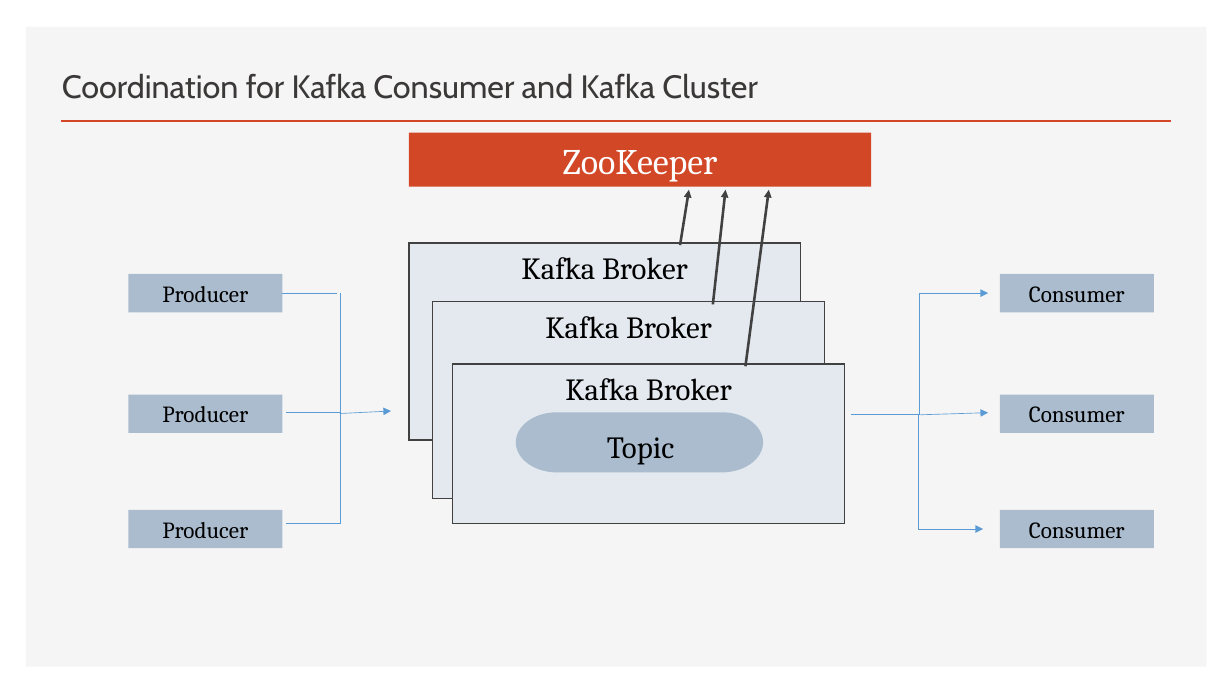
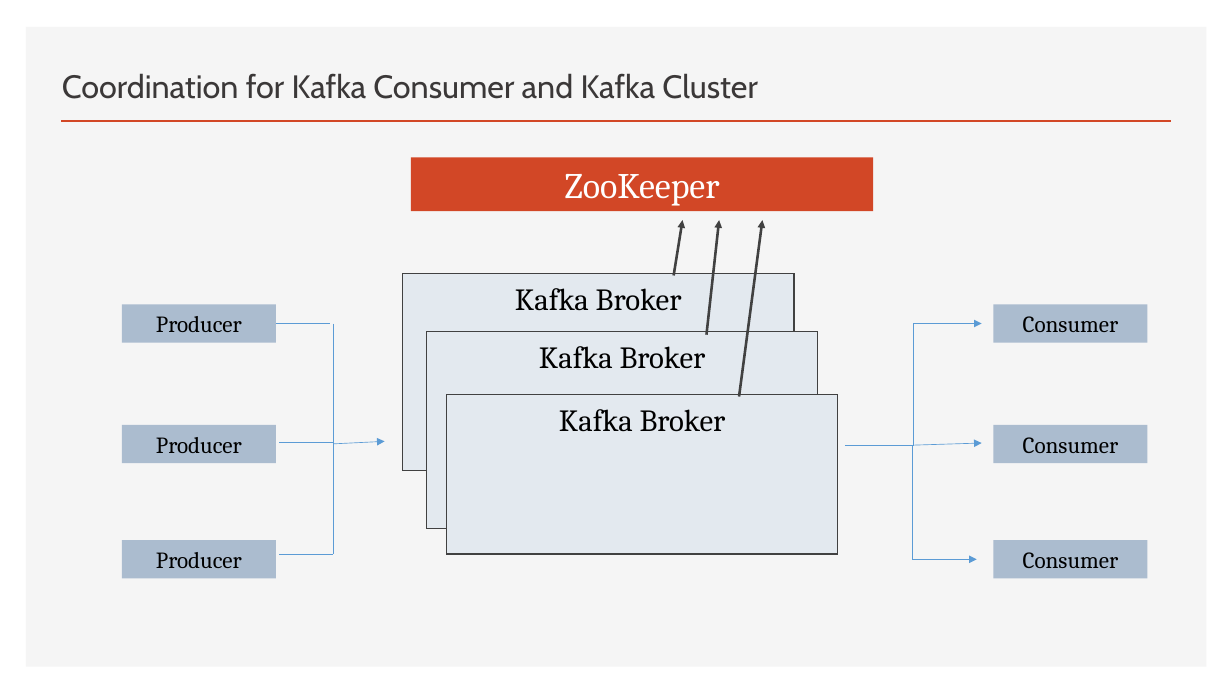
Before and after one commit to FITE-5thYear/DS-Mini-Presentation, a slide deck: slide 21 of Kafka.pptx (slide 22 before the commit). Drawn at 1232x693 pixels with LibreOffice and Linux fonts; fonts in the diff are those of the drawing. Boxes give left, top, right and bottom in pixels: in the first picture for what was removed or moved away, otherwise in the second. Text is boxed around its words. In the diff, an @@ line names an element or a change of style, - is before the commit and + after.

```diff
--- a/Kafka.pptx
+++ b/Kafka.pptx
@@ rectangle "ZooKeeper" moved from (x1=409, y1=133, x2=872, y2=187) to (x1=411, y1=157, x2=873, y2=211) @@
@@ freeform shape removed at (x1=516, y1=412, x2=763, y2=472) @@
@@ 9 rectangles, 5 arrows, 4 lines, 2 elbow arrows moved together from (x1=128, y1=189, x2=1154, y2=549) to (x1=122, y1=220, x2=1148, y2=579) @@
@@ text removed at (x1=607, y1=437, x2=674, y2=465) @@
-Topic
```
Also in this commit, not shown: 8 other slides changed, 10 slides added, 2 slides removed, 1 other file.
